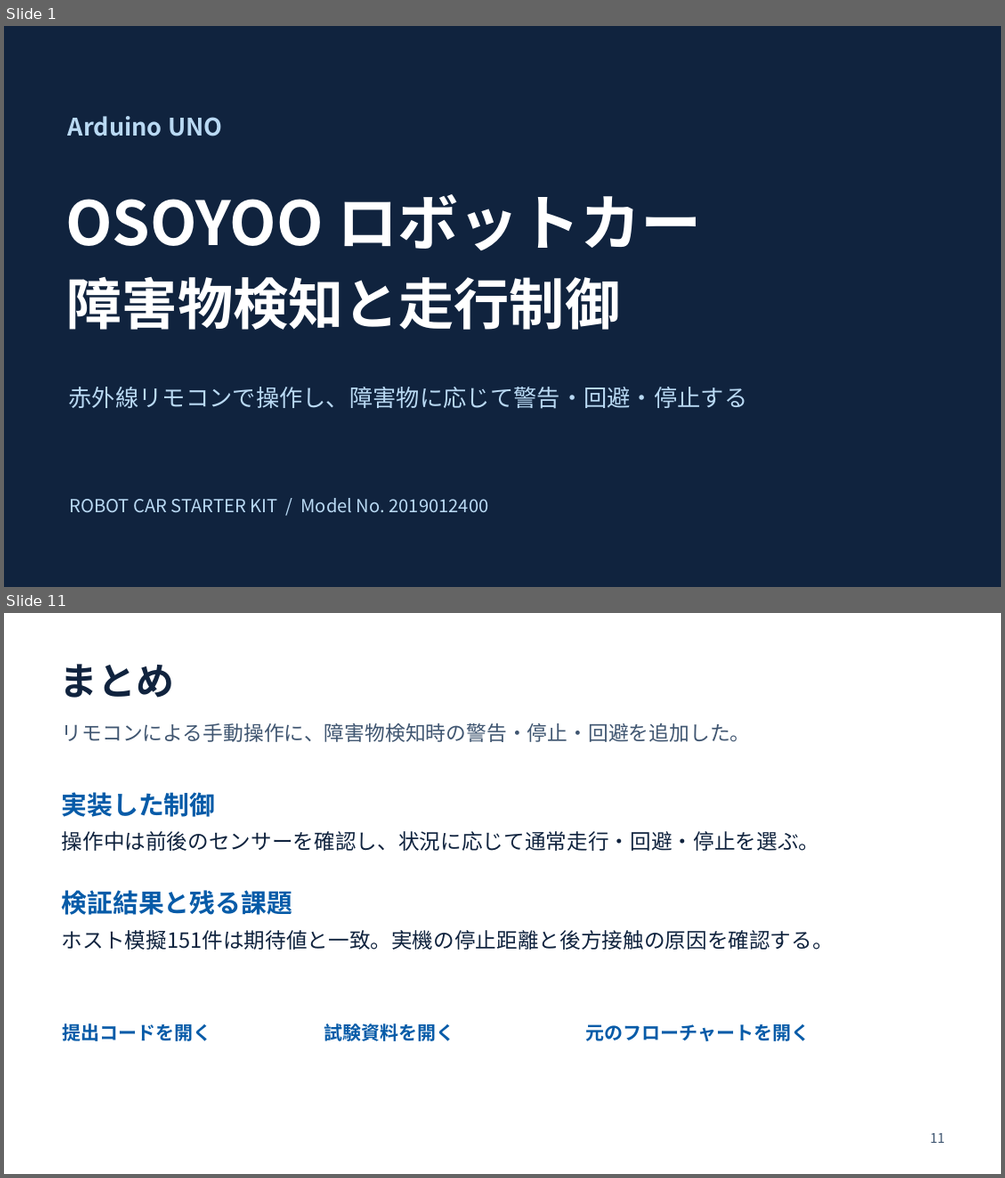
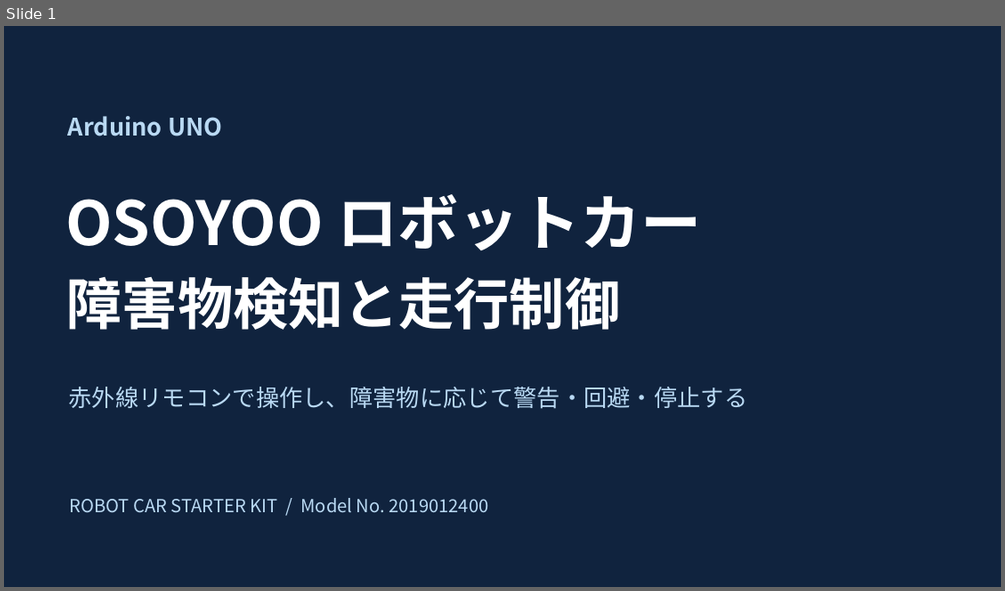
Before and after one commit to aaa1550/-, a slide deck: docs/files/OSOYOO_robot_car_presentation.pptx. Shown one above the other, each under a label of ours: slides 1 and 11 before the commit, slide 1 after it; the slides between them are not shown. The pictures are 1005x1178 and 1005x591 pixels, drawn with LibreOffice and Linux fonts; fonts in the diff are those of the drawing. Boxes give left, top, right and bottom in pixels: in the first picture for what was removed or moved away, otherwise in the second. Text is boxed around its words. In the diff, an @@ line names an element or a change of style, - is before the commit and + after.

```diff
--- a/docs/files/OSOYOO_robot_car_presentation.pptx
+++ b/docs/files/OSOYOO_robot_car_presentation.pptx
@@ slide 11 removed at <box>4,613,1001,1174</box>, background #FFFFFF @@
@@ text removed at <box>60,664,174,698</box> @@
-まとめ
@@ text removed at <box>62,723,751,742</box> @@
-リモコンによる手動操作に、障害物検知時の警告・停止・回避を追加した。
@@ text removed at <box>62,792,216,817</box> @@
-実装した制御
@@ text removed at <box>62,831,820,851</box> @@
-操作中は前後のセンサーを確認し、状況に応じて通常走行・回避・停止を選ぶ。
@@ text removed at <box>62,890,292,915</box> @@
-検証結果と残る課題
@@ text removed at <box>62,930,833,949</box> @@
-ホスト模擬151件は期待値と一致。実機の停止距離と後方接触の原因を確認する。
@@ text removed at <box>63,1023,212,1041</box> @@
-提出コードを開く
@@ text removed at <box>324,1023,455,1041</box> @@
-試験資料を開く
@@ text removed at <box>586,1024,810,1041</box> @@
-元のフローチャートを開く
@@ text removed at <box>930,1133,945,1143</box> @@
-11
```
Also in this commit, not shown: 3 slides changed, 5 slides added, 6 other slides removed, 1 other file.
